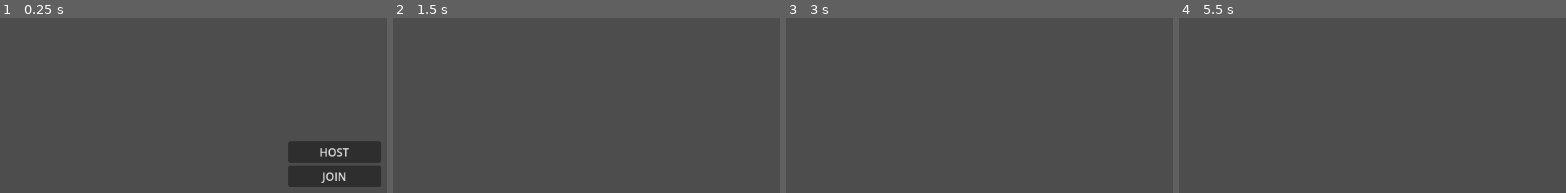
Above: before the commit, frames 1-4 (left to right).
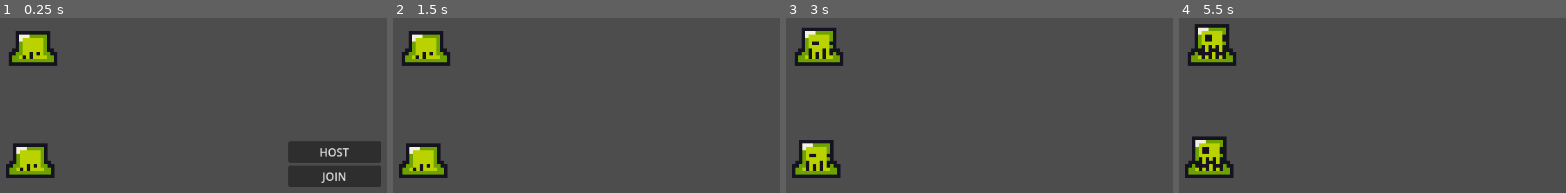
Above: after the commit, the same moments.

Repository: Mansur-Ashrapov/ironveil
Game: Godot game, scene res://scenes/example.tscn
Two runs of this game, one before a commit and one after it. Both use one fixed random seed, a clock stepped at 60 frames per second and the inputs below.
Inputs:
- Up to frame 1 (0.25 s): no input
- Up to frame 2 (1.5 s): hold D (move_right) 0.53-1.25 s; click "HOST" at 1.25 s
- Up to frame 3 (3 s): hold S (move_down) 2.03-2.78 s; hold D (move_right) from 2.78 s (still down)
- Up to frame 4 (5.5 s): release D (move_right) at 3.53 s; hold W (move_up) 3.53-4.28 s; hold A (move_left) from 4.28 s (still down)

The runs differ from the first frame. In frame 1, 4.2% of the frame differs, in the area x 1-15%, y 7-92%; in frame 2, 4.2%; in frame 3, 4.5%; in frame 4, 4.9%, in the area x 1-15%, y 3-92%.

Commit message:
fixed bag
моб не отображался при запуске игры

Diff:
--- a/scenes/slime.tscn
+++ b/scenes/slime.tscn
@@ -1,7 +1,7 @@
 [gd_scene load_steps=13 format=3 uid="uid://cjubmbied2t6k"]
 
 [ext_resource type="Script" uid="uid://doqtsy35ujrb6" path="res://scripts/mobs/mob_base.gd" id="1_p2gj0"]
-[ext_resource type="Texture2D" path="res://slime_green.png" id="2_n6pvg"]
+[ext_resource type="Texture2D" uid="uid://bu1n2k16p3l40" path="res://assets/sprites/slime_green.png" id="2_pjw23"]
 [ext_resource type="Script" uid="uid://byyxc5e6bn44t" path="res://scripts/mobs/slime/killzone.gd" id="3_n6pvg"]
 [ext_resource type="Script" uid="uid://dxrooluvdresx" path="res://scripts/mobs/mob_base_animation_controller.gd" id="3_pjw23"]
 
@@ -99,7 +99,7 @@
 [node name="Sprite2D" type="Sprite2D" parent="."]
 position = Vector2(0, 10.999999)
 scale = Vector2(5, 5)
-texture = ExtResource("2_n6pvg")
+texture = ExtResource("2_pjw23")
 hframes = 4
 vframes = 3
 
